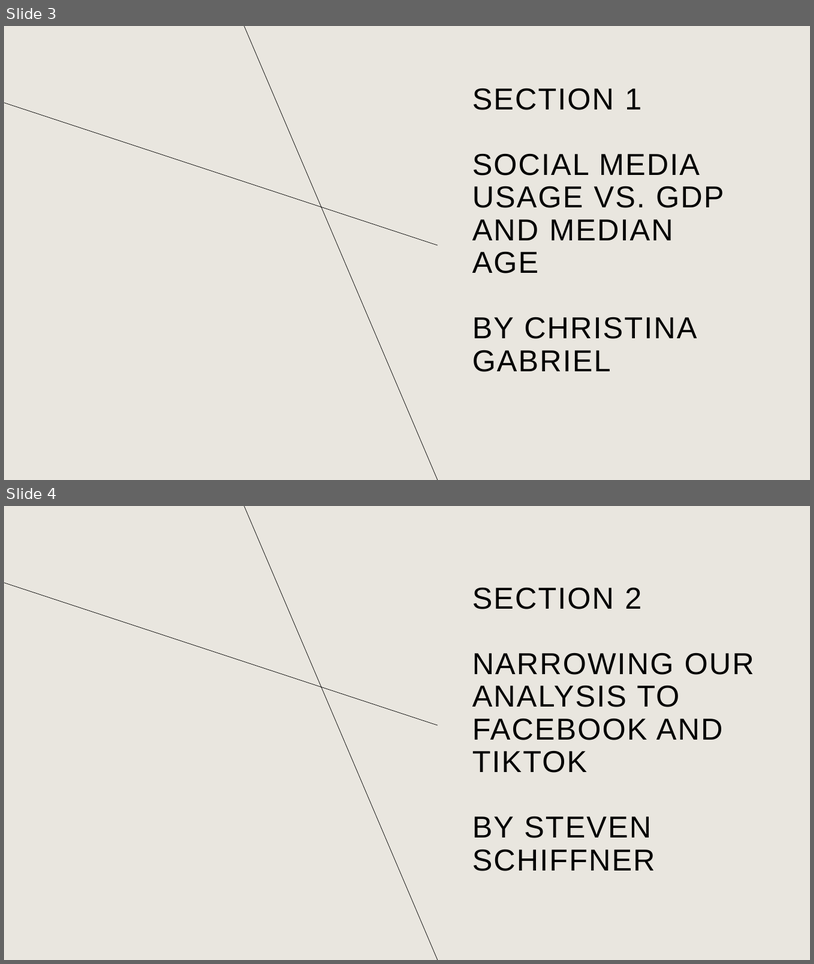
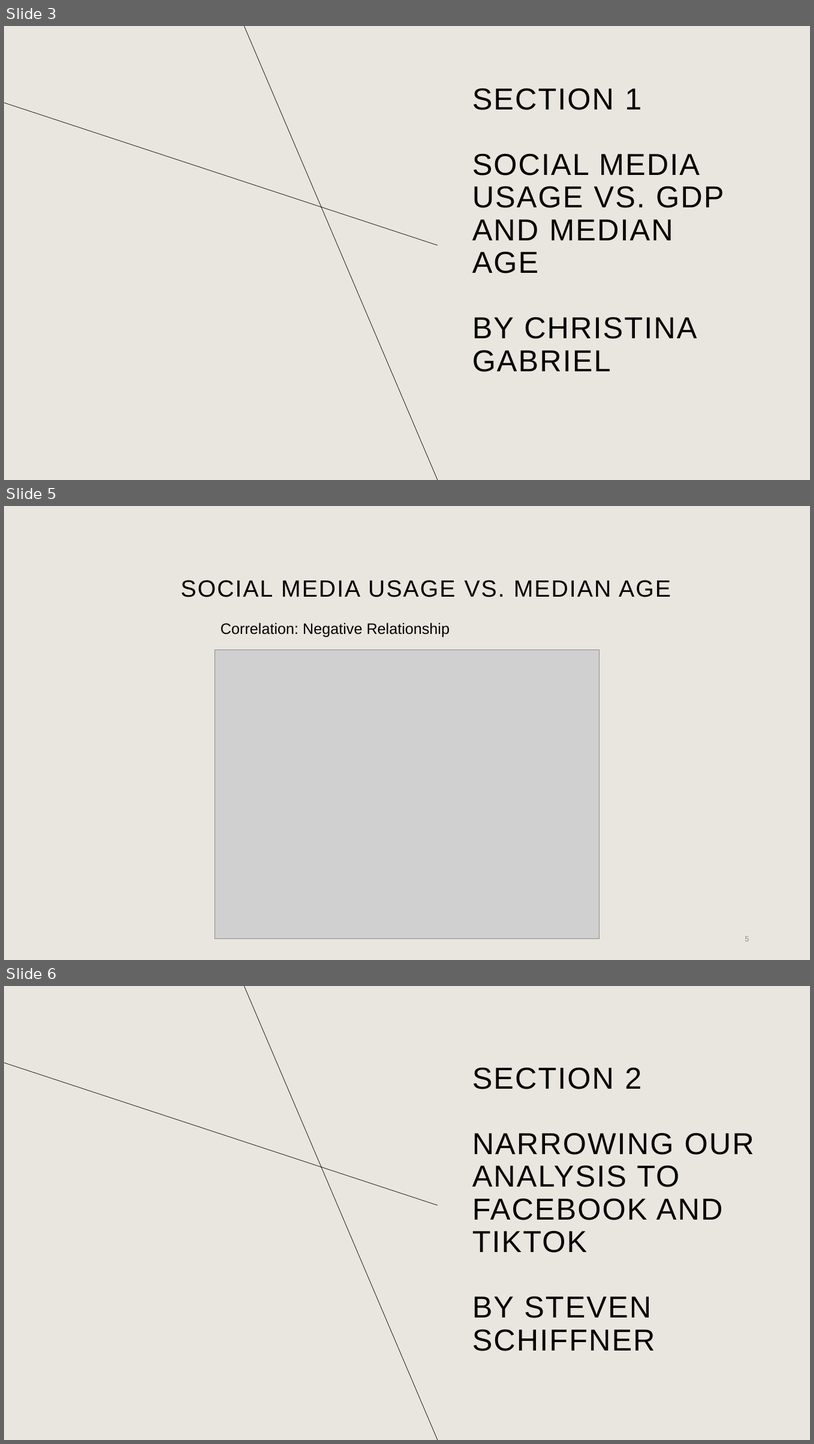
Before and after one commit to MyJineng/Project1, a slide deck: presentation.pptx. Shown one above the other, each under a label of ours: slides 3 and 4 before the commit, slides 3, 5 and 6 after it; the slides between them are not shown. The pictures are 814x964 and 814x1444 pixels, drawn with LibreOffice and Linux fonts; fonts in the diff are those of the drawing; grey boxes stand for pictures; background and template pictures are left out. Boxes give left, top, right and bottom in pixels: in the first picture for what was removed or moved away, otherwise in the second. Text is boxed around its words. In the diff, an @@ line names an element or a change of style, - is before the commit and + after.

```diff
--- a/presentation.pptx
+++ b/presentation.pptx
@@ slide 5 added at [4, 506, 810, 960], background #E9E6DF @@
@@ title added at [181, 580, 671, 597], 28 pt, text #000000 @@
+SOCIAL MEDIA USAGE VS. MEDIAN AGE
@@ text added at [221, 622, 450, 637], 18 pt, text #000000 @@
+Correlation: Negative Relationship
@@ picture added at [215, 650, 600, 939] @@
@@ page number added at [745, 936, 749, 941], 9 pt, text #8C8C8C @@
+5
@@ what was slide 4 is now slide 6 @@
```
Also in this commit, not shown: 1 slide changed, 2 other slides added.
